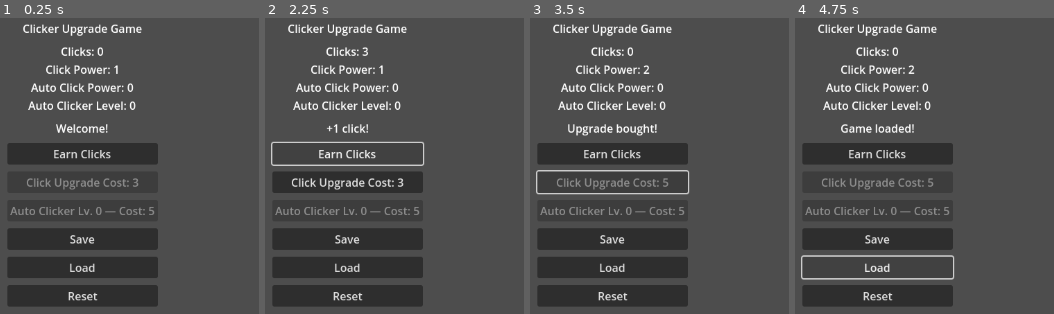
Above: before the commit, frames 1-4 (left to right).
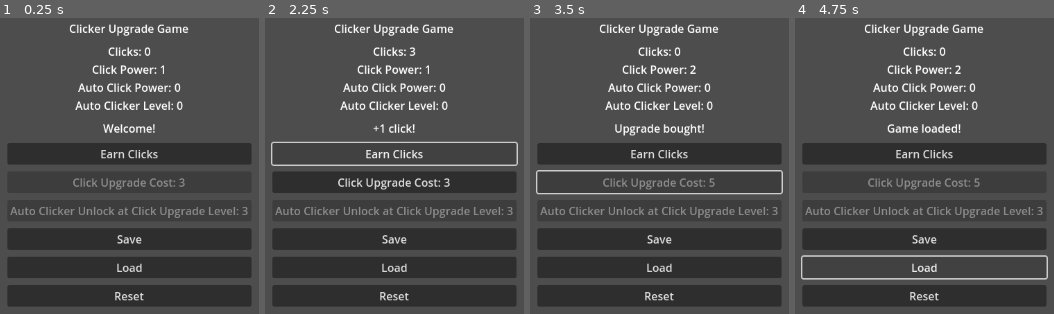
Above: after the commit, the same moments.

Repository: fehudma/godot_projects
Game: Godot game, scene res://Scenes/main.tscn
Two runs of this game, one before a commit and one after it. Both use one fixed random seed, a clock stepped at 60 frames per second and the inputs below.
Inputs:
- Up to frame 1 (0.25 s): no input
- Up to frame 2 (2.25 s): click "Earn Clicks" at 0.5 s; click "Earn Clicks" at 1.25 s; click "Earn Clicks" at 2 s
- Up to frame 3 (3.5 s): click "Click Upgrade Cost: 3" at 2.75 s
- Up to frame 4 (4.75 s): click "Save" at 3.5 s; click "Load" at 4.25 s

The runs differ from the first frame. In frame 1, 18% of the frame differs, in the area x 8-97%, y 2-98%; in frame 2, 19%; in frame 3, 19%, in the area x 8-98%, y 2-98%; in frame 4, 17%.

Commit message:
defensive - can't buy autoclicker even if autoclicker button disabled

Diff:
--- a/Scripts/main.gd
+++ b/Scripts/main.gd
@@ -66,8 +66,12 @@
 
 #
 func update_buy_auto_clicker_button() -> void:
-	auto_clicker_button.text = "Auto Clicker Lv. " + str(auto_clicker_level) + " — Cost: " + str(auto_clicker_cost)
-	auto_clicker_button.disabled = not can_afford_auto_clicker()
+	if not is_auto_clicker_unlocked(): #same as "if is_auto_clicker_unlocked() == false:"
+		auto_clicker_button.text = "Auto Clicker Unlock at Click Upgrade Level: " + str(AUTO_CLICKER_UNLOCK_LEVEL)
+		auto_clicker_button.disabled = true
+	else:
+		auto_clicker_button.text = "Auto Clicker Lv. " + str(auto_clicker_level) + " — Cost: " + str(auto_clicker_cost)
+		auto_clicker_button.disabled = not can_afford_auto_clicker()
 #
 func start_passive_income_timer() -> void:
 	if passive_income_timer.is_stopped():
@@ -229,6 +233,9 @@
 
 
 func _on_auto_clicker_button_pressed() -> void:
+	if not is_auto_clicker_unlocked():
+		return
+
 	if can_afford_auto_clicker():
 		buy_auto_clicker()
 		start_passive_income_timer()
